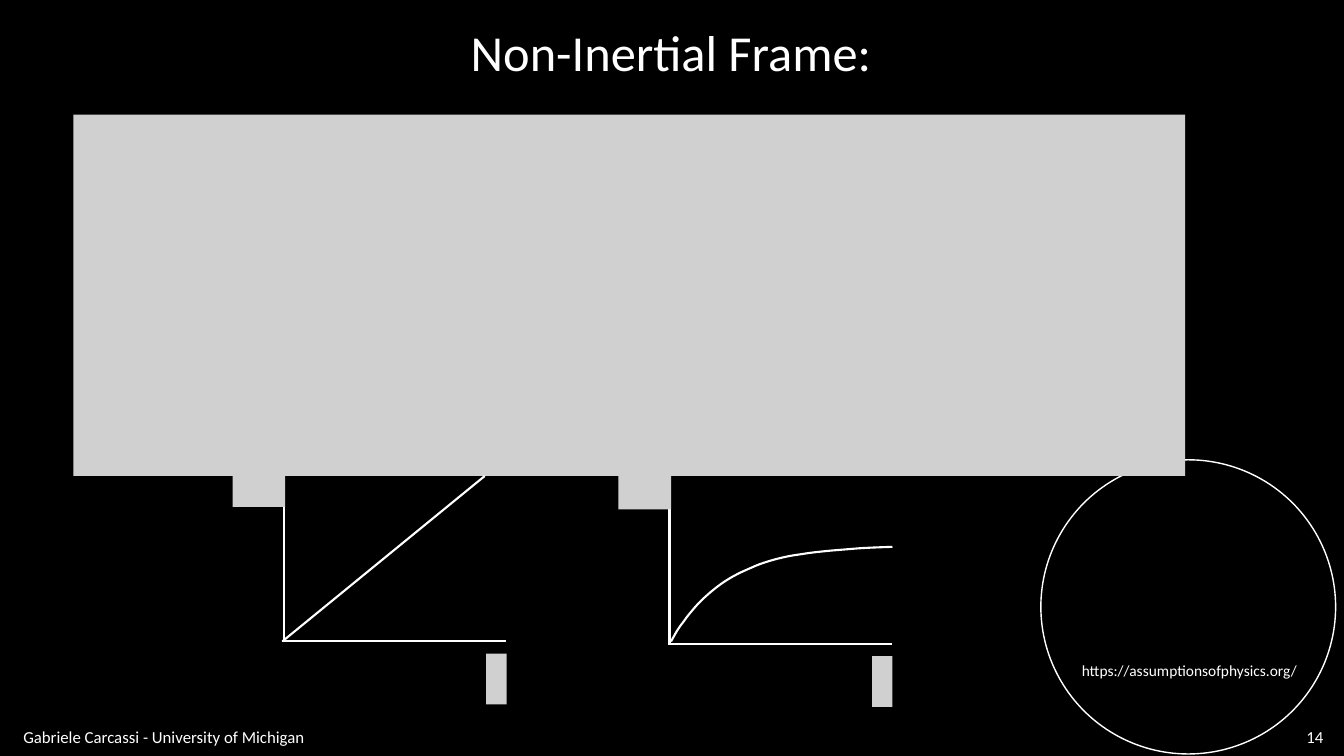
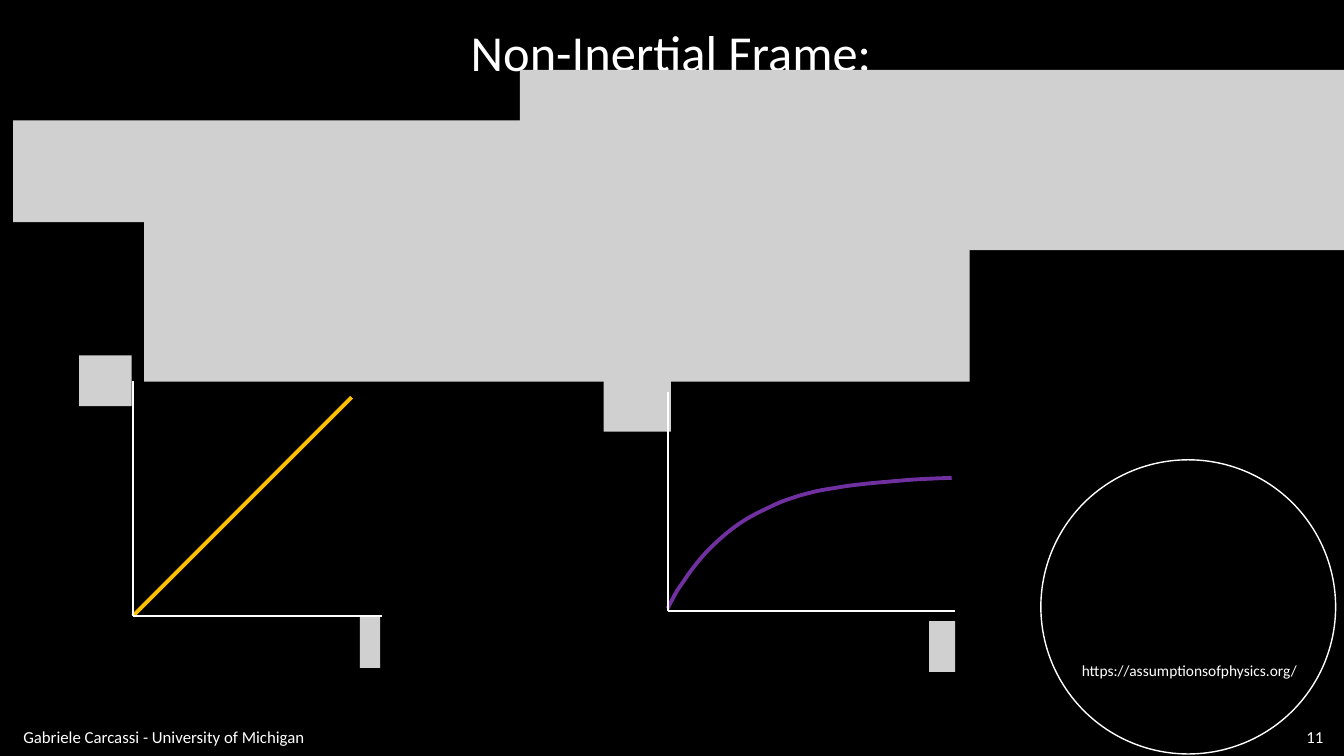
Before and after one commit to assumptionsofphysics/slides, a slide deck: slide 11 of BookCompanions-v2/RP-Class-2.pptx (slide 14 before the commit). Drawn at 1344x756 pixels with LibreOffice and Linux fonts; fonts in the diff are those of the drawing; grey boxes stand for pictures; background and template pictures are left out. Boxes give left, top, right and bottom in pixels: in the first picture for what was removed or moved away, otherwise in the second. Text is boxed around its words. In the diff, an @@ line names an element or a change of style, - is before the commit and + after.

```diff
--- a/BookCompanions-v2/RP-Class-2.pptx
+++ b/BookCompanions-v2/RP-Class-2.pptx
@@ picture added at (520,70,1344,250) @@
@@ picture removed at (74,115,1186,477) @@
@@ picture added at (13,120,520,222) @@
@@ picture added at (144,202,970,382) @@
@@ picture added at (79,356,131,406) @@
@@ freeform shape: place and size @@
-freeform shape at (278,466,283,642)
+freeform shape at (128,381,133,616)
@@ picture added at (604,381,671,432) @@
@@ line moved from (282, 641) - (485, 476) to (133, 616) - (352, 397) @@
@@ line (133, 616) - (352, 397): stroke #FFFFFF 1.5 pt to #FFC000 2.75 pt @@
@@ freeform shape: place and size @@
-freeform shape at (664,468,669,644)
+freeform shape at (661,392,667,611)
@@ picture removed at (233,456,285,506) @@
@@ picture removed at (619,459,671,509) @@
@@ freeform shape: place and size @@
-freeform shape at (671,546,893,641)
+freeform shape at (667,478,952,608)
@@ freeform shape at (667,478,952,608): outline #FFFFFF 1.5 pt to #7030A0 2.75 pt @@
@@ freeform shape: place and size @@
-freeform shape at (283,637,507,642)
+freeform shape at (133,611,382,616)
@@ picture added at (360,617,380,667) @@
@@ freeform shape: place and size @@
-freeform shape at (669,639,893,644)
+freeform shape at (668,604,955,610)
@@ picture added at (930,621,956,671) @@
@@ picture removed at (486,653,506,704) @@
@@ picture removed at (872,656,892,707) @@
@@ page number at (1306,732,1323,743): text changed @@
-14
+11
```
Also in this commit, not shown: 12 other slides changed, 3 slides removed, 1 other file.
